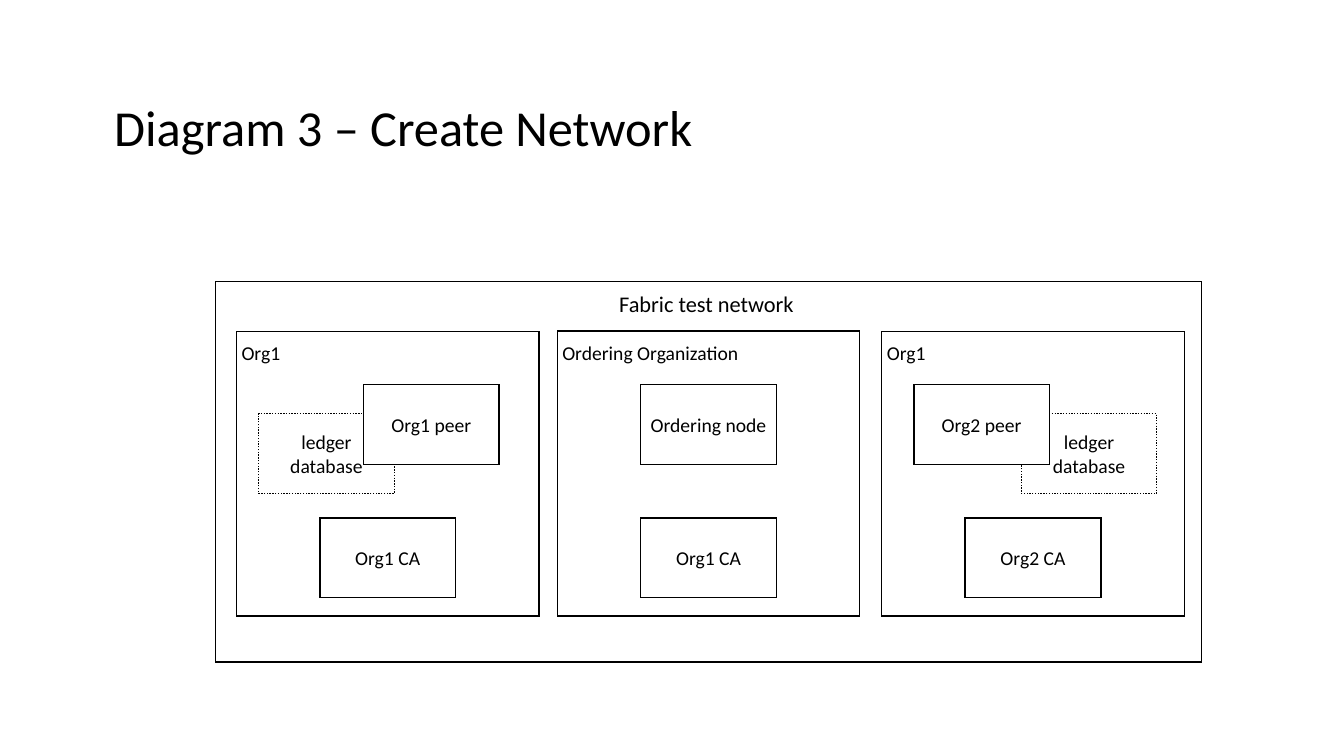
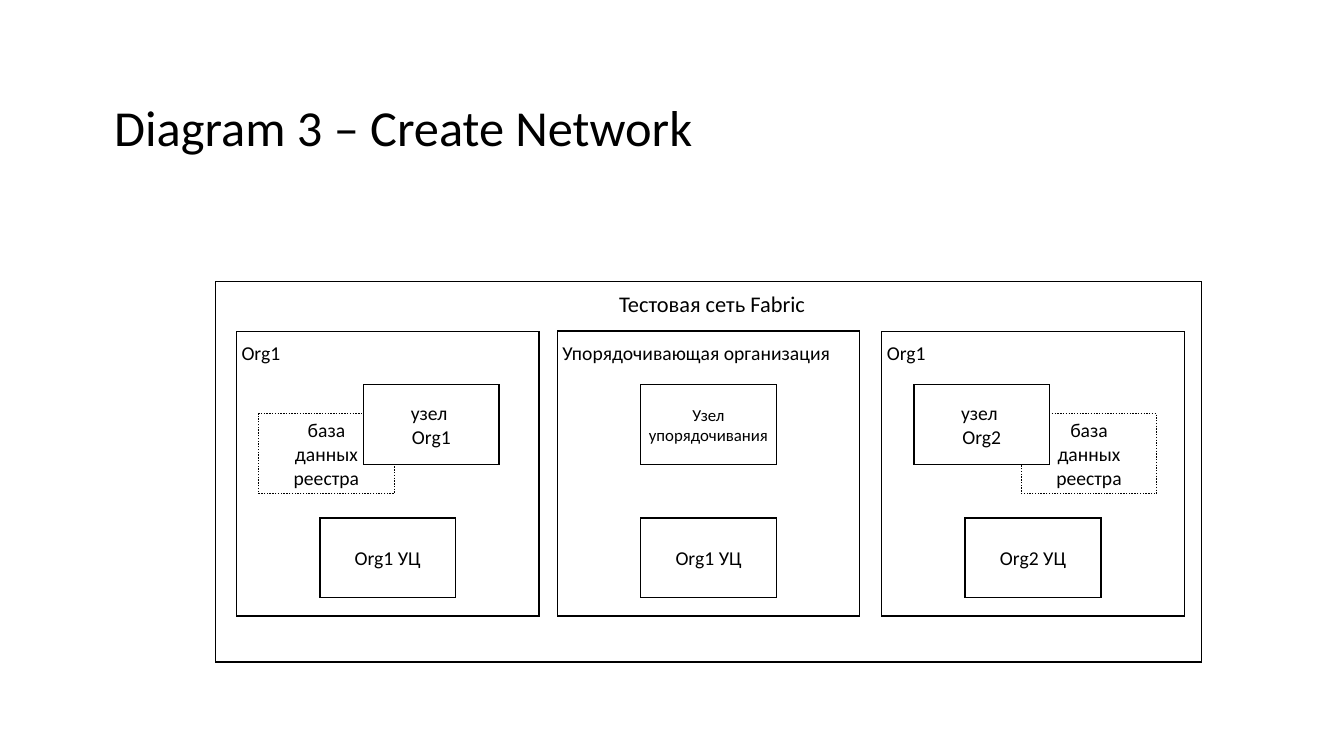
Before and after one commit to hyperledger/fabric-docs-i18n, a slide deck: slide 8 of docs/locale/ru_RU/source/tutorial/diagrams.pptx. Drawn at 1344x756 pixels with LibreOffice and Linux fonts; fonts in the diff are those of the drawing. Boxes give left, top, right and bottom in pixels: in the first picture for what was removed or moved away, otherwise in the second. Text is boxed around its words. In the diff, an @@ line names an element or a change of style, - is before the commit and + after.

```diff
--- a/docs/locale/ru_RU/source/tutorial/diagrams.pptx
+++ b/docs/locale/ru_RU/source/tutorial/diagrams.pptx
@@ text at <box>619,296,804,312</box>: text changed @@
-Fabric test network
+Тестовая сеть Fabric
@@ text in rectangle at <box>562,347,830,364</box>: text changed @@
-Ordering Organization
+Упорядочивающая организация
@@ text in rectangle at <box>411,410,451,448</box>: text changed @@
-Org1 peer
+узел
+Org1
@@ text in rectangle at <box>649,410,768,444</box>: text changed; size 14 to 12 pt @@
-Ordering node
+Узел упорядочивания
@@ text in rectangle at <box>961,410,1001,448</box>: text changed @@
-Org2 peer
+узел
+Org2
@@ text in rectangle at <box>294,423,359,488</box>: text changed @@
-ledger database
+база
+данных
+реестра
@@ text in rectangle at <box>1056,423,1121,488</box>: text changed @@
-ledger database
+база
+данных
+реестра
@@ text in rectangle at <box>355,552,421,569</box>: text changed @@
-Org1 CA
+Org1 УЦ
@@ text in rectangle at <box>676,552,742,569</box>: text changed @@
-Org1 CA
+Org1 УЦ
@@ text in rectangle at <box>1000,552,1066,569</box>: text changed @@
-Org2 CA
+Org2 УЦ
```
Also in this commit, not shown: 11 other slides changed, 12 other files.
